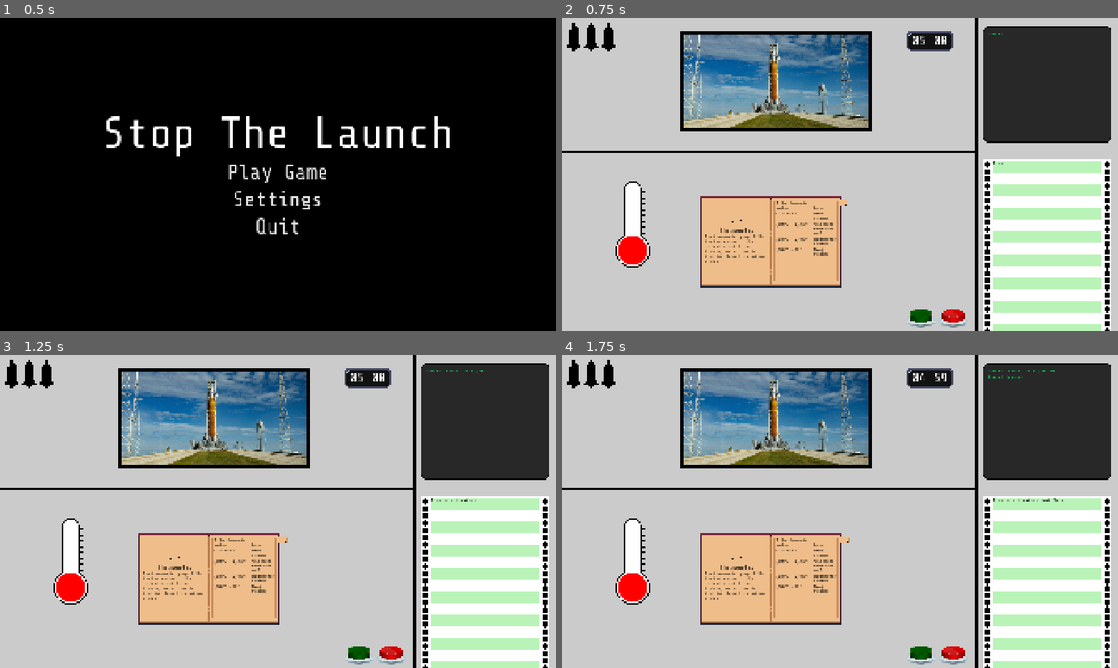
Above: before the commit, frames 1-4 (two rows, left to right).
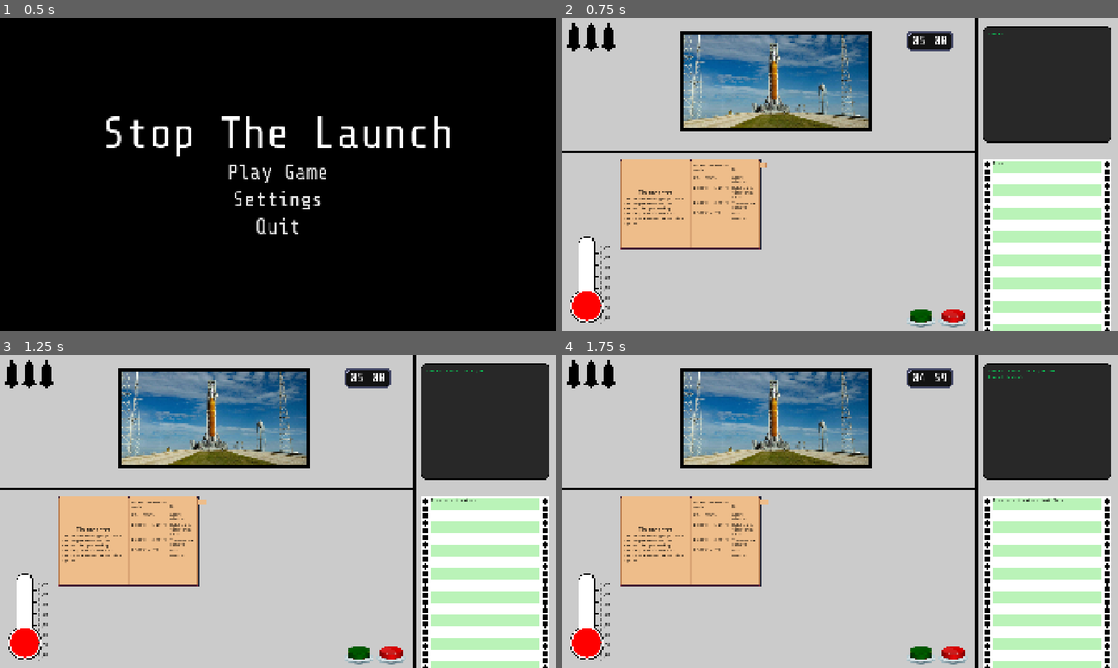
Above: after the commit, the same moments.

Repository: bukit3point0/gmtk2026
Game: Godot game, scene res://scenes/game_root.tscn
The game is run twice, just before and just after one commit, with the same random seed, the same clock (stepped at 60 frames per second) and the same inputs.
Inputs:
- Up to frame 1 (0.5 s): no input
- Up to frame 2 (0.75 s): click "Play Game" at 0.5 s
- Up to frame 3 (1.25 s): no input
- Up to frame 4 (1.75 s): click "Play Game" at 1.25 s

Frame 1 is identical in both runs. In frame 2, 13% of the frame differs, in the area x 1-52%, y 45-98%; in frame 3, 13%; in frame 4, 13%.

Commit message:
QOL updates

Diff:
--- a/scenes/background.tscn
+++ b/scenes/background.tscn
@@ -155,11 +155,13 @@
 
 [node name="ConfirmButton" type="Button" parent="TextureRect/ChoiceButtons/HBoxContainer" unique_id=123232915]
 layout_mode = 2
+tooltip_text = "Approve Mission"
 icon = ExtResource("12_td6w2")
 flat = true
 
 [node name="RejectButton" type="Button" parent="TextureRect/ChoiceButtons/HBoxContainer" unique_id=1698930841]
 layout_mode = 2
+tooltip_text = "Cancel Mission"
 icon = ExtResource("13_r2thq")
 flat = true
 
--- a/scenes/game.tscn
+++ b/scenes/game.tscn
@@ -514,9 +514,10 @@
 shape = SubResource("RectangleShape2D_2r0jt")
 
 [node name="Thermometer" type="CharacterBody2D" parent="Level1/Table" unique_id=1544112515]
-position = Vector2(244, 712)
+position = Vector2(86, 903)
 input_pickable = true
 script = ExtResource("5_p57ef")
+metadata/_edit_group_ = true
 
 [node name="AnimatedSprite2D" type="AnimatedSprite2D" parent="Level1/Table/Thermometer" unique_id=1569470345]
 sprite_frames = SubResource("SpriteFrames_sn0t7")
@@ -525,10 +526,67 @@
 [node name="CollisionPolygon2D" type="CollisionPolygon2D" parent="Level1/Table/Thermometer" unique_id=263828761]
 polygon = PackedVector2Array(30, -68, 43, -68, 43, -72, 30, -72, 30, -88, 43, -88, 43, -92, 30, -92, 30, -108, 43, -108 …(3213 unchanged characters)…
 
+[node name="VBoxContainer" type="VBoxContainer" parent="Level1/Table/Thermometer" unique_id=1508083898]
+offset_left = 45.0
+offset_top = -123.0
+offset_right = 87.0
+offset_bottom = 40.0
+theme_override_constants/separation = -3
+metadata/_edit_use_anchors_ = true
+
+[node name="RichTextLabel" type="RichTextLabel" parent="Level1/Table/Thermometer/VBoxContainer" unique_id=1212610612]
+layout_mode = 2
+theme_override_colors/default_color = Color(0, 0, 0, 1)
+text = "4,500"
+fit_content = true
+
+[node name="RichTextLabel2" type="RichTextLabel" parent="Level1/Table/Thermometer/VBoxContainer" unique_id=1467145600]
+layout_mode = 2
+theme_override_colors/default_color = Color(0, 0, 0, 1)
+text = "4,000"
+fit_content = true
+
+[node name="RichTextLabel3" type="RichTextLabel" parent="Level1/Table/Thermometer/VBoxContainer" unique_id=121404941]
+layout_mode = 2
+theme_override_colors/default_color = Color(0, 0, 0, 1)
+text = "3,500"
+fit_content = true
+
+[node name="RichTextLabel4" type="RichTextLabel" parent="Level1/Table/Thermometer/VBoxContainer" unique_id=1554869323]
+layout_mode = 2
+theme_override_colors/default_color = Color(0, 0, 0, 1)
+text = "3,000"
+fit_content = true
+
+[node name="RichTextLabel5" type="RichTextLabel" parent="Level1/Table/Thermometer/VBoxContainer" unique_id=362641777]
+layout_mode = 2
+theme_override_colors/default_color = Color(0, 0, 0, 1)
+text = "2,500"
+fit_content = true
+
+[node name="RichTextLabel6" type="RichTextLabel" parent="Level1/Table/Thermometer/VBoxContainer" unique_id=1564064877]
+layout_mode = 2
+theme_override_colors/default_color = Color(0, 0, 0, 1)
+text = "2,000"
+fit_content = true
+
+[node name="RichTextLabel7" type="RichTextLabel" parent="Level1/Table/Thermometer/VBoxContainer" unique_id=1658579393]
+layout_mode = 2
+theme_override_colors/default_color = Color(0, 0, 0, 1)
+text = "1,500"
+fit_content = true
+
+[node name="RichTextLabel8" type="RichTextLabel" parent="Level1/Table/Thermometer/VBoxContainer" unique_id=1380155556]
+layout_mode = 2
+theme_override_colors/default_color = Color(0, 0, 0, 1)
+text = "1,000"
+fit_content = true
+
 [node name="InstructionBook" type="CharacterBody2D" parent="Level1/Table" unique_id=762449066]
-position = Vector2(722, 772)
+position = Vector2(443, 642)
 input_pickable = true
 script = ExtResource("2_lnu2h")
+metadata/_edit_group_ = true
 
 [node name="BookAnimation" type="AnimatedSprite2D" parent="Level1/Table/InstructionBook" unique_id=1481968154]
 position = Vector2(-2, -7)
@@ -594,6 +652,11 @@
 text = "Do..."
 fit_content = true
 vertical_alignment = 2
+
+[node name="ColorRect" type="ColorRect" parent="Level1/Table/InstructionBook/Pages/Thermometer/Instructions" unique_id=767442663]
+custom_minimum_size = Vector2(0, 1)
+layout_mode = 2
+color = Color(0, 0, 0, 1)
 
 [node name="Instruction1" type="HBoxContainer" parent="Level1/Table/InstructionBook/Pages/Thermometer/Instructions" unique_id=1541363139]
 layout_mode = 2
